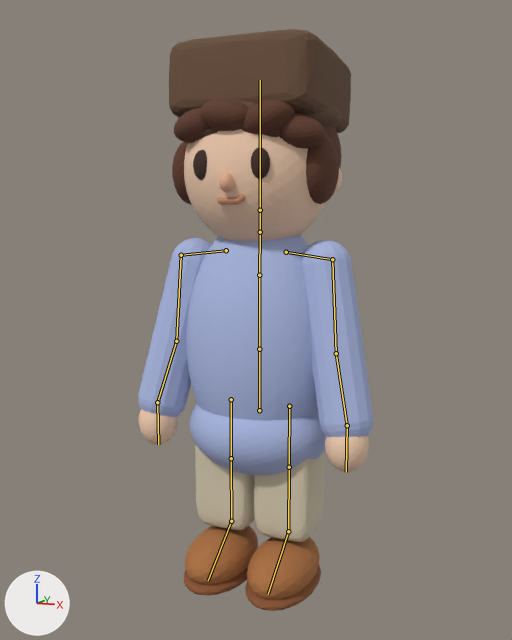
One commit to the Blender file models/src/boy_rig.blend: the scene before it, then after it.
Rendered twice from a 50 mm camera at (0.514, -1.219, 0.715) aimed at (-0.007, -0.002, 0.516). The axes (+X, +Y, +Z) are drawn at lower left. The lights are the same throughout. The first picture is the older version. The bones that bend it are drawn over the model as lines.

In view in the first picture: 'Cap', 'Hair_SideL', 'Hand_L', 'Hand_R', 'Head', 'Pant_L', 'Pant_R', 'Shoe_L', 'Shoe_R', 'Sleeve_L', 'Sleeve_R', 'Tunic', 'Tunic_Hem' and 17 more.
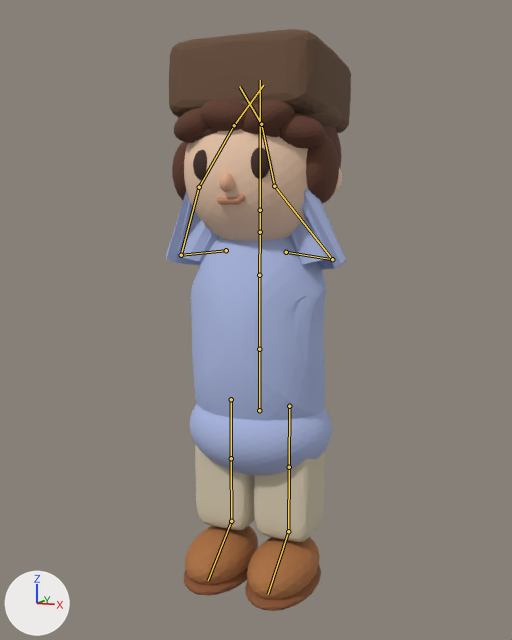
Commit message: R2: 5 animasyon klibi — namaz (2 rekât TAM) · idle · walk · throw · slash → boy_rig.glb (2.1MB)

The newer file adds an action. The first version stands in its rest pose; the second is drawn at frame 10 of the action 'namaz'.

The edits, one by one:
Bone 'upperarm_L' (bone_upperarm_l) turns from (0, 0, 0) to (-150, 0, -28) degrees about its own x, y and z.
Bone 'forearm_L' (bone_forearm_l) turns from (0, 0, 0) to (-40, 0, -10) degrees about its own x, y and z.
Bone 'upperarm_R' (bone_upperarm_r) turns from (0, 0, 0) to (-150, 0, 28) degrees about its own x, y and z.
Bone 'forearm_R' (bone_forearm_r) turns from (0, 0, 0) to (-40, 0, 10) degrees about its own x, y and z.

What differs and where, as boxes (x1, y1, x2, y2) in the pictures (512 x 640 px):
'Tunic', posed: before (186, 235, 318, 421); after (191, 238, 326, 421)
'Sleeve_L', posed: before (302, 240, 374, 437); after (288, 189, 346, 270)
'Sleeve_R', posed: before (138, 238, 212, 417); after (166, 191, 220, 265)
'Hand_L', posed (not visible afterwards): before (325, 436, 369, 472)
'Hand_R', posed (not visible afterwards): before (139, 410, 178, 445)
bone 'upperarm_L', root to tip: before (332, 259) to (336, 353); after (332, 259) to (274, 186)
bone 'forearm_L', root to tip: before (336, 353) to (347, 425); after (274, 186) to (261, 124)
bone 'upperarm_R', root to tip: before (181, 255) to (176, 341); after (181, 255) to (199, 187)
bone 'forearm_R', root to tip: before (176, 341) to (157, 402); after (199, 187) to (234, 125)
